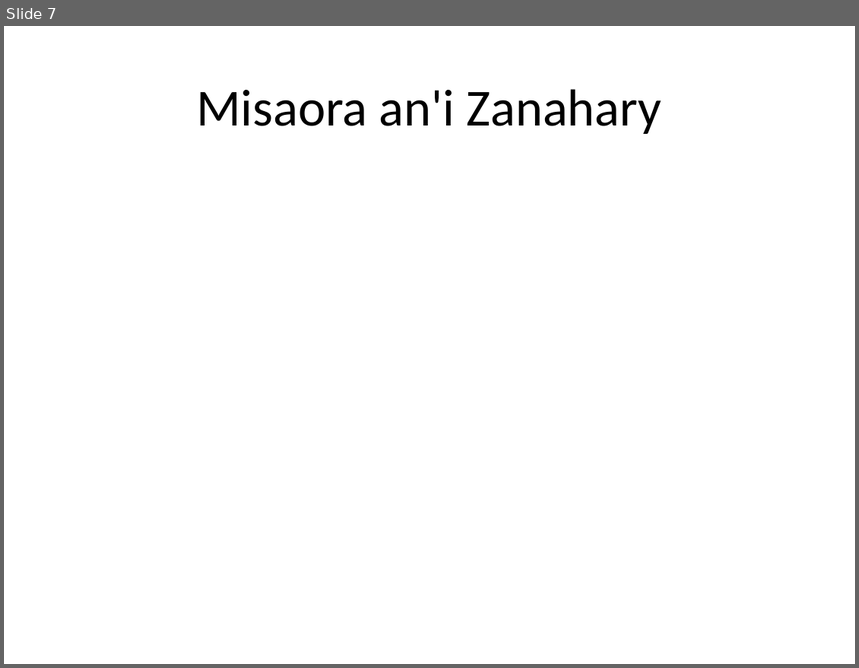
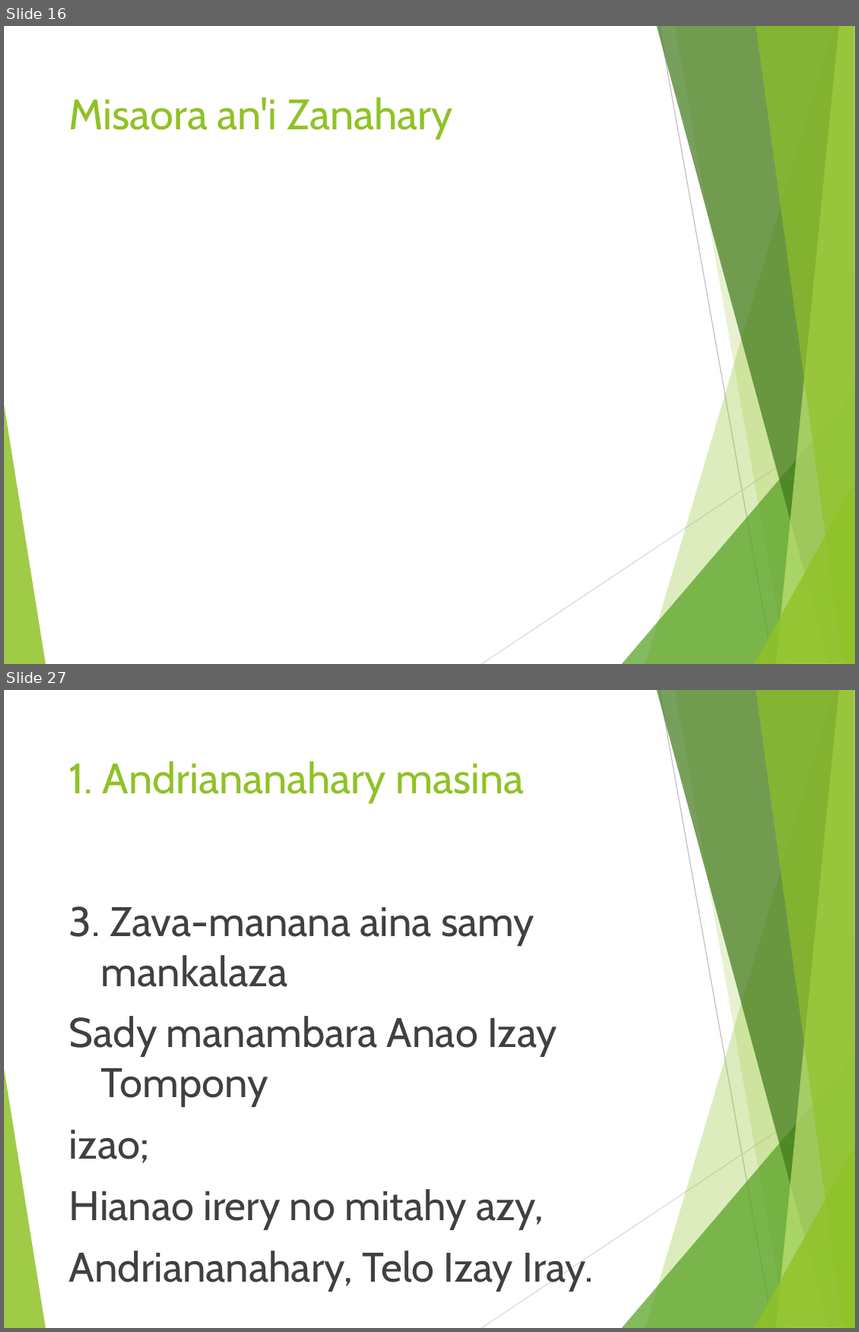
Before and after one commit to jojoX94/Powerpoint-cli--Python, a slide deck: chants.pptx. Shown one above the other, each under a label of ours: slide 7 before the commit, slides 16 and 27 after it; the slides between them are not shown. The pictures are 859x668 and 859x1332 pixels, drawn with LibreOffice and Linux fonts; fonts in the diff are those of the drawing. Boxes give left, top, right and bottom in pixels: in the first picture for what was removed or moved away, otherwise in the second. Text is boxed around its words. In the diff, an @@ line names an element or a change of style, - is before the commit and + after.

Commit message:
Apply default theme in powerpoint  to presentation

```diff
--- a/chants.pptx
+++ b/chants.pptx
@@ slide 27 added at [4, 690, 855, 1328], background #FFFFFF; not listed: 10 template elements that a slide beside it also shows @@
@@ title added at [69, 761, 525, 802], 36 pt, text #90C226 @@
+1. Andriananahary masina
@@ text added at [69, 907, 594, 1291], 35 pt, text #404040 @@
+3. Zava-manana aina samy mankalaza
+Sady manambara Anao Izay Tompony
+izao;
+Hianao irery no mitahy azy,
+Andriananahary, Telo Izay Iray.
@@ what was slide 7 is now slide 16 @@
@@ slide 16 changed as well @@
@@ title "Misaora an'i Zanahary": place and size @@
-title "Misaora an'i Zanahary" at [196, 89, 662, 134]
+title "Misaora an'i Zanahary" at [69, 97, 453, 138]
@@ title "Misaora an'i Zanahary" at [69, 97, 453, 138]: size 44 to 36 pt, font Calibri to Cabin, text colour #000000 to #90C226; alignment centre to left; vertical alignment middle to top @@
@@ group added at [4, 26, 855, 664]: 8 freeform shapes, 2 lines @@
```
Also in this commit, not shown: 13 other slides changed, 22 other slides added, 3 other files.
